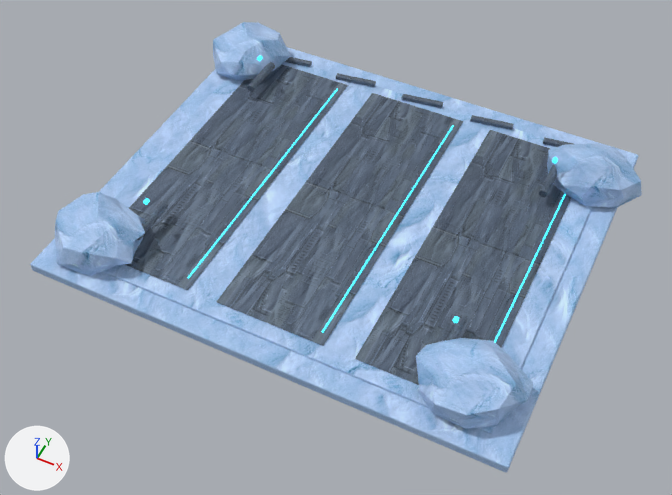
Two versions of the glTF model game/assets/world/aetherfall/expanse/expanse_shelf.glb, one commit apart.
The view is the same before and after, from a 50 mm camera at (16.4, -34.7, 39.1) aimed at (0.2, -2.4, -1.3). Arrows for +X, +Y and +Z are at lower left; the lights stay in place. The older version comes first. Where no turn or scale is listed for an object, it has been applied to the vertices.

The first picture shows 'ShelfIceAnchor_0', 'ShelfIceAnchor_1', 'ShelfIceAnchor_2', 'ShelfIceAnchor_3', 'ShelfMass', 'ShelfPlate_-8.2', 'ShelfPlate_0.0', 'ShelfPlate_8.2', 'ShelfPylon_0', 'ShelfPylon_1', 'ShelfPylon_2', 'ShelfPylon_3', 'ShelfTop' and 8 more.
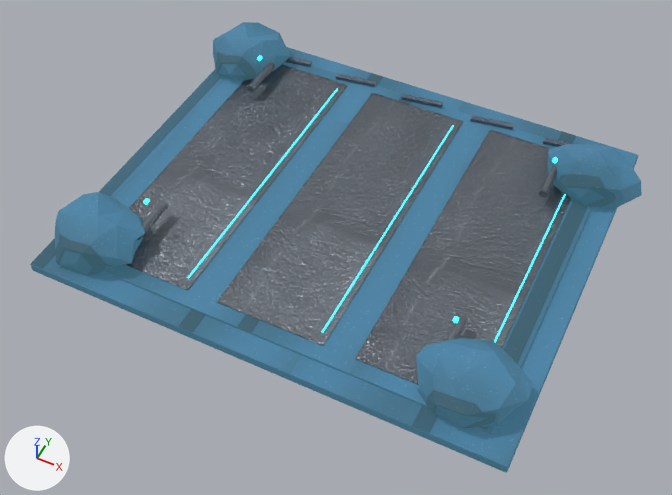
Diff of the bpy script that builds the scene:
```diff
--- a/game/assets/world/aetherfall/expanse/expanse_shelf.glb.py
+++ b/game/assets/world/aetherfall/expanse/expanse_shelf.glb.py
@@ mat_expanseiceshadowhd @@
 mat_expanseiceshadowhd = bpy.data.materials.new('ExpanseIceShadowHD')
-# nodes: BsdfPrincipled, NormalMap, OutputMaterial, SeparateColor, TexImage x3
-# uses the picture img_aether_expanse_ice
-# uses the picture img_aether_expanse_ice_normal
-# uses the picture img_aether_expanse_ice_orm
+# nodes: BsdfPrincipled, Mapping x3, NormalMap, OutputMaterial, SeparateColor, TexImage x3, UVMap x3
+# colours: dark cyan #305561
+# uses the picture img_aetherfall_ice_rock
+# uses the picture img_aetherfall_ice_rock_normal
+# uses the picture img_aetherfall_ice_rock_orm
@@ mat_expanseicehd @@
 mat_expanseicehd = bpy.data.materials.new('ExpanseIceHD')
-# nodes: BsdfPrincipled, NormalMap, OutputMaterial, SeparateColor, TexImage x3
-# uses the picture img_aether_expanse_ice
-# uses the picture img_aether_expanse_ice_normal
-# uses the picture img_aether_expanse_ice_orm
+# nodes: BsdfPrincipled, Mapping x3, NormalMap, OutputMaterial, SeparateColor, TexImage x3, UVMap x3
+# colours: dark cyan #305561
+# uses the picture img_aetherfall_ice_rock
+# uses the picture img_aetherfall_ice_rock_normal
+# uses the picture img_aetherfall_ice_rock_orm
@@ mat_expansemetalhd @@
 mat_expansemetalhd = bpy.data.materials.new('ExpanseMetalHD')
-# nodes: BsdfPrincipled, NormalMap, OutputMaterial, SeparateColor, TexImage x3
-# uses the picture img_aether_expanse_metal
-# uses the picture img_aether_expanse_metal_normal
-# uses the picture img_aether_expanse_metal_orm
+# nodes: BsdfPrincipled, Mapping x3, NormalMap, OutputMaterial, SeparateColor, TexImage x3, UVMap x3
+# uses the picture img_aetherfall_metal
+# uses the picture img_aetherfall_metal_normal
+# uses the picture img_aetherfall_metal_orm
```

Changed parts and their boxes (x1, y1, x2, y2) in the pictures (672 x 495 px):
'ShelfTop', surface changed (darker): (102, 62, 592, 434) in both
'ShelfPlate_0.0', surface changed: (217, 93, 463, 346) in both
'ShelfMass', surface changed: (30, 47, 638, 472) in both
'ShelfPlate_8.2', surface changed: (355, 130, 571, 385) in both
'ShelfPlate_-8.2', surface changed: (125, 64, 348, 290) in both
'ShelfIceAnchor_3', surface changed (darker): (416, 338, 533, 428) in both
'ShelfIceAnchor_2', surface changed (darker): (55, 192, 145, 276) in both
'ShelfIceAnchor_1', surface changed (darker): (547, 144, 642, 207) in both
'ShelfIceAnchor_0', surface changed (darker): (213, 22, 290, 81) in both
'ShelfPylon_1', surface changed: (539, 165, 557, 197) in both
